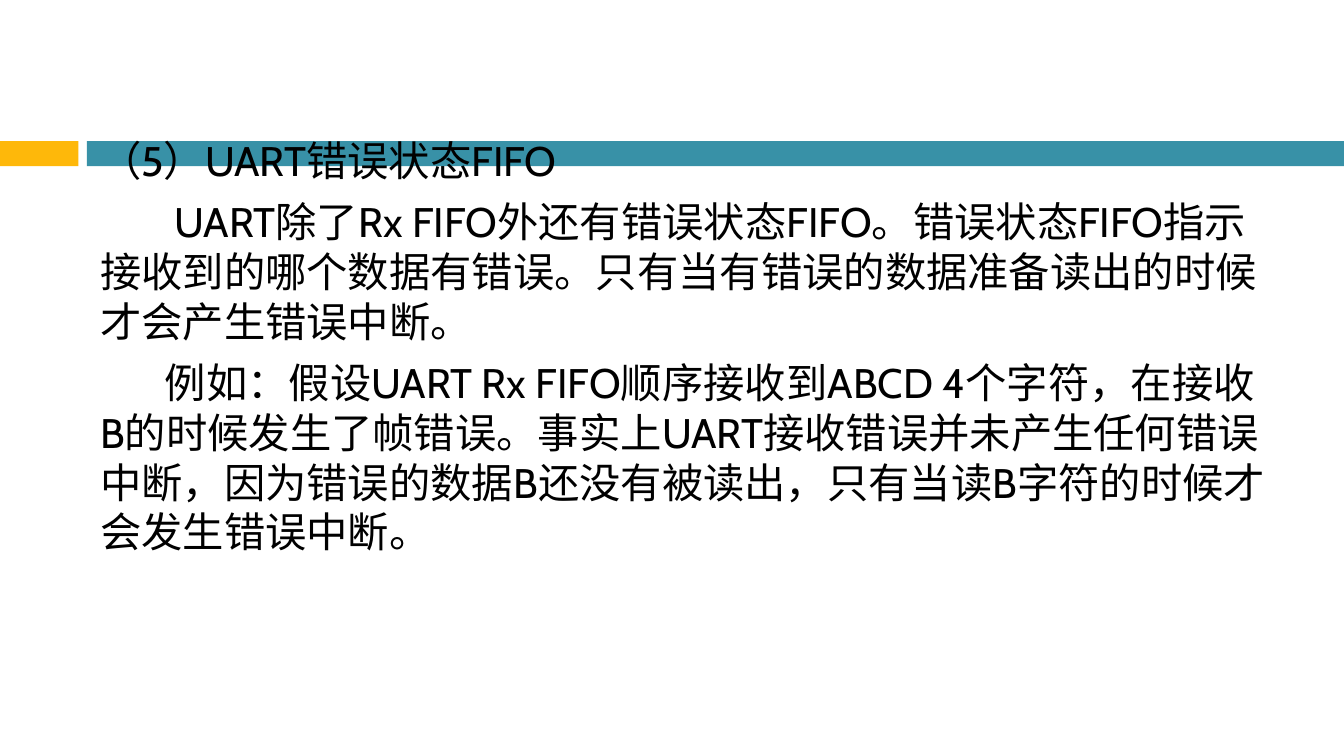
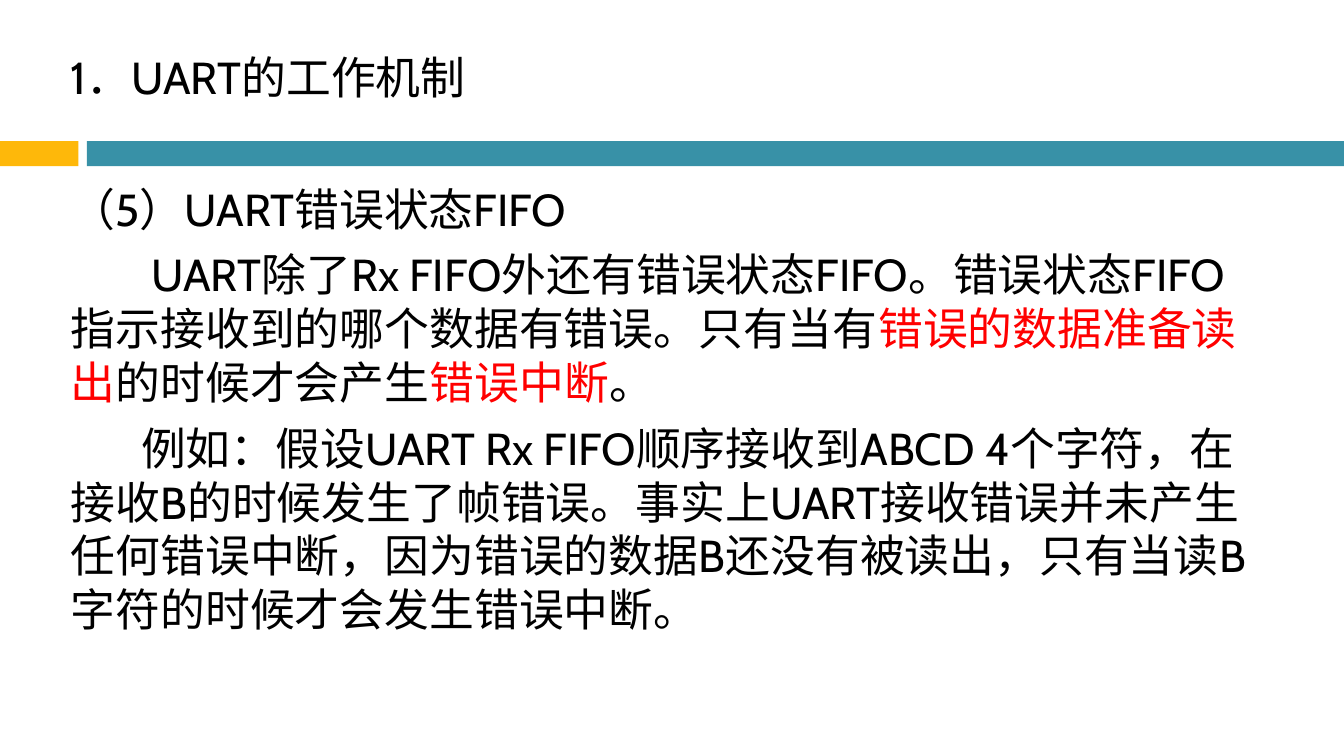
Before and after one commit to Chencao0928/ARM, a slide deck: slide 76 of 第6章 基于S3C2410的硬件结构与接口编程/第6章 基于S3C2410的硬件结构与接口编程.pptx. Drawn at 1344x756 pixels with LibreOffice and Linux fonts; fonts in the diff are those of the drawing; background and template pictures are left out. Boxes give left, top, right and bottom in pixels: in the first picture for what was removed or moved away, otherwise in the second. Text is boxed around its words. In the diff, an @@ line names an element or a change of style, - is before the commit and + after.

```diff
--- a/第6章 基于S3C2410的硬件结构与接口编程/第6章 基于S3C2410的硬件结构与接口编程.pptx
+++ b/第6章 基于S3C2410的硬件结构与接口编程/第6章 基于S3C2410的硬件结构与接口编程.pptx
@@ text "1．UART的工作机制": place and size @@
-text "1．UART的工作机制" at (100, 134, 1265, 551)
+text "1．UART的工作机制" at (71, 56, 1246, 630)
@@ text at (71, 56, 466, 98): paragraph added @@
+1．UART的工作机制
@@ text at (71, 187, 1246, 630): size 29.5 to 32 pt; text colour #000000 to #FF0000 in "FIFO外还有错误状态FIFO。错误状态FIFO指示接收到的哪个数据有错误。只有当有错误的数据准备读出的时候才会产生错误 ..." @@
```
Also in this commit, not shown: 40 other slides changed, 1 slide added, 1 slide removed.
